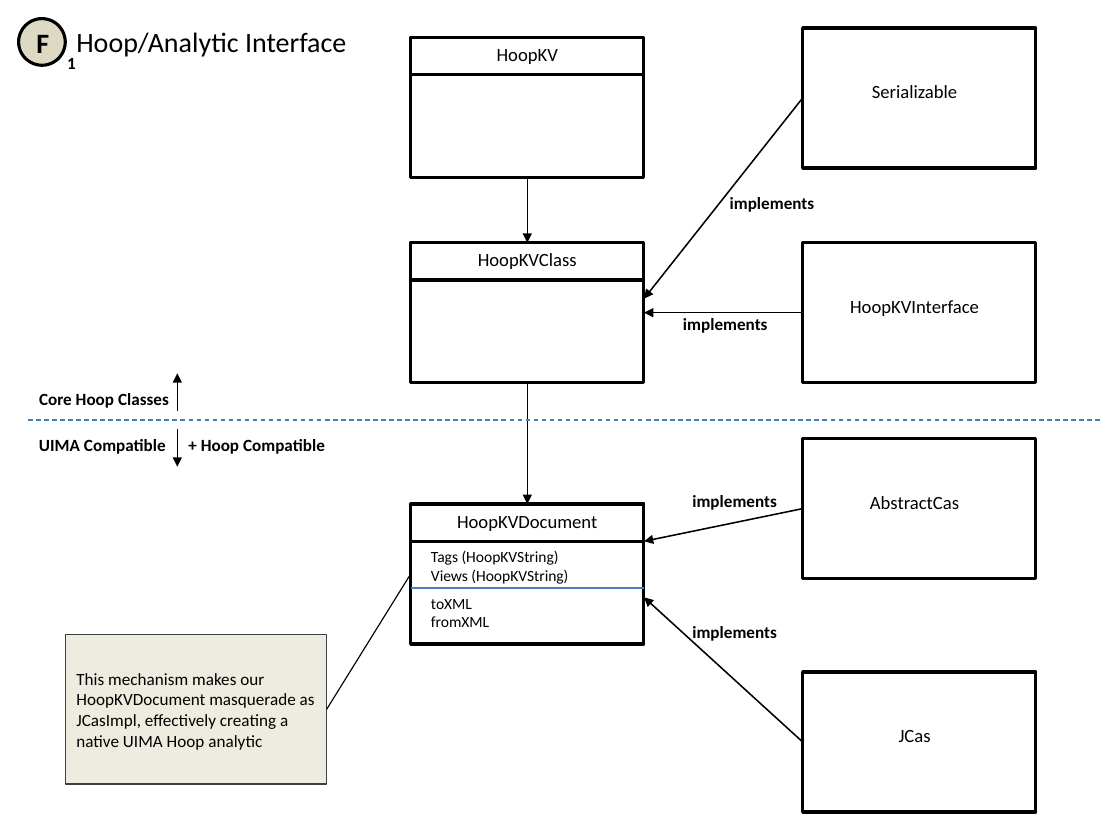
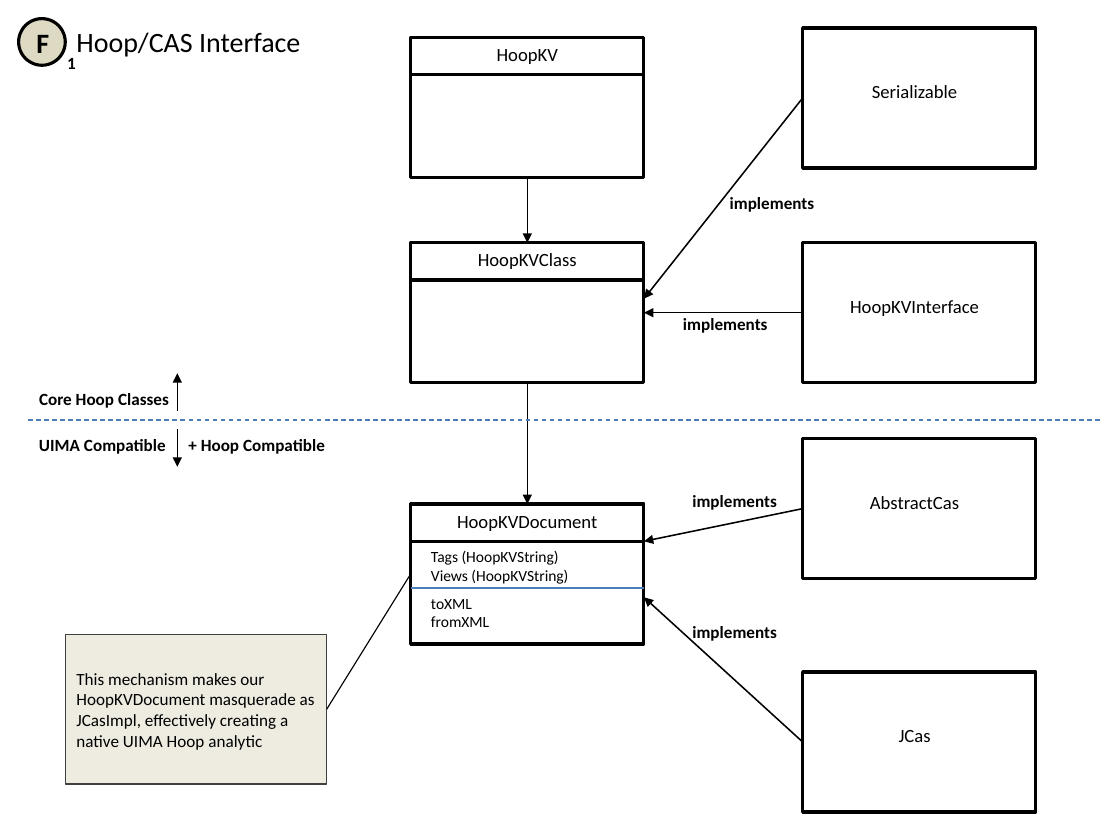
Before and after one commit to Mindtoeye/Hoop, a slide deck: slide 8 of Resources/Documentation/UML+DomainModels.pptx. Drawn at 1120x840 pixels with LibreOffice and Linux fonts; fonts in the diff are those of the drawing. Boxes give left, top, right and bottom in pixels: in the first picture for what was removed or moved away, otherwise in the second. Text is boxed around its words. In the diff, an @@ line names an element or a change of style, - is before the commit and + after.

Commit message:
Lots of cleanup so that the repository doesn't foul up. Finished a proper version of the Hoop/UIMA UML. Started the construction of Weka support as an analyze hoop

```diff
--- a/Resources/Documentation/UML+DomainModels.pptx
+++ b/Resources/Documentation/UML+DomainModels.pptx
@@ text at (76, 32, 300, 57): text changed @@
-Hoop/Analytic Interface
+Hoop/CAS Interface
```
Also in this commit, not shown: 2 other slides changed, 1 slide added, 8 other files.
